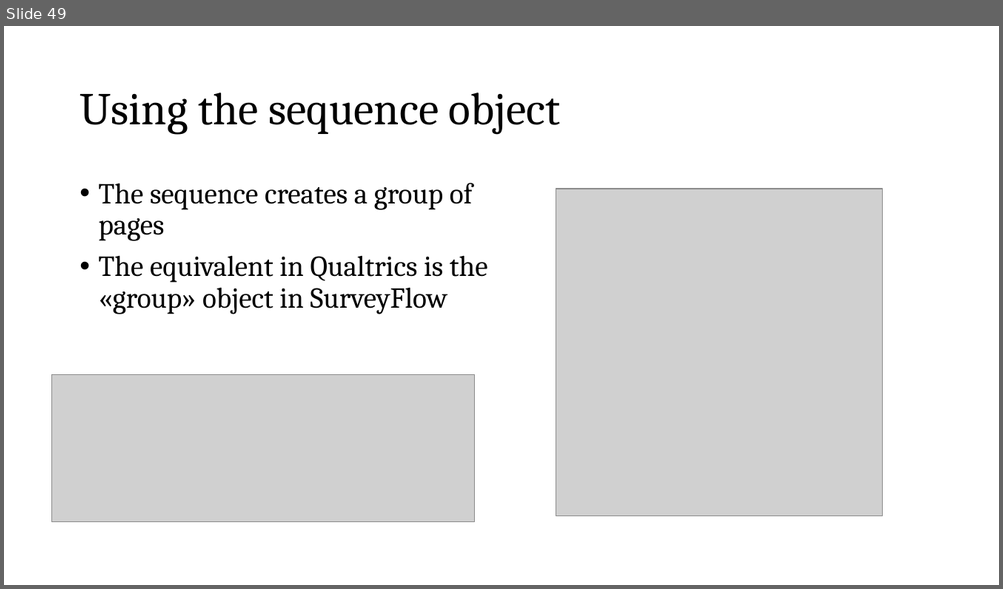
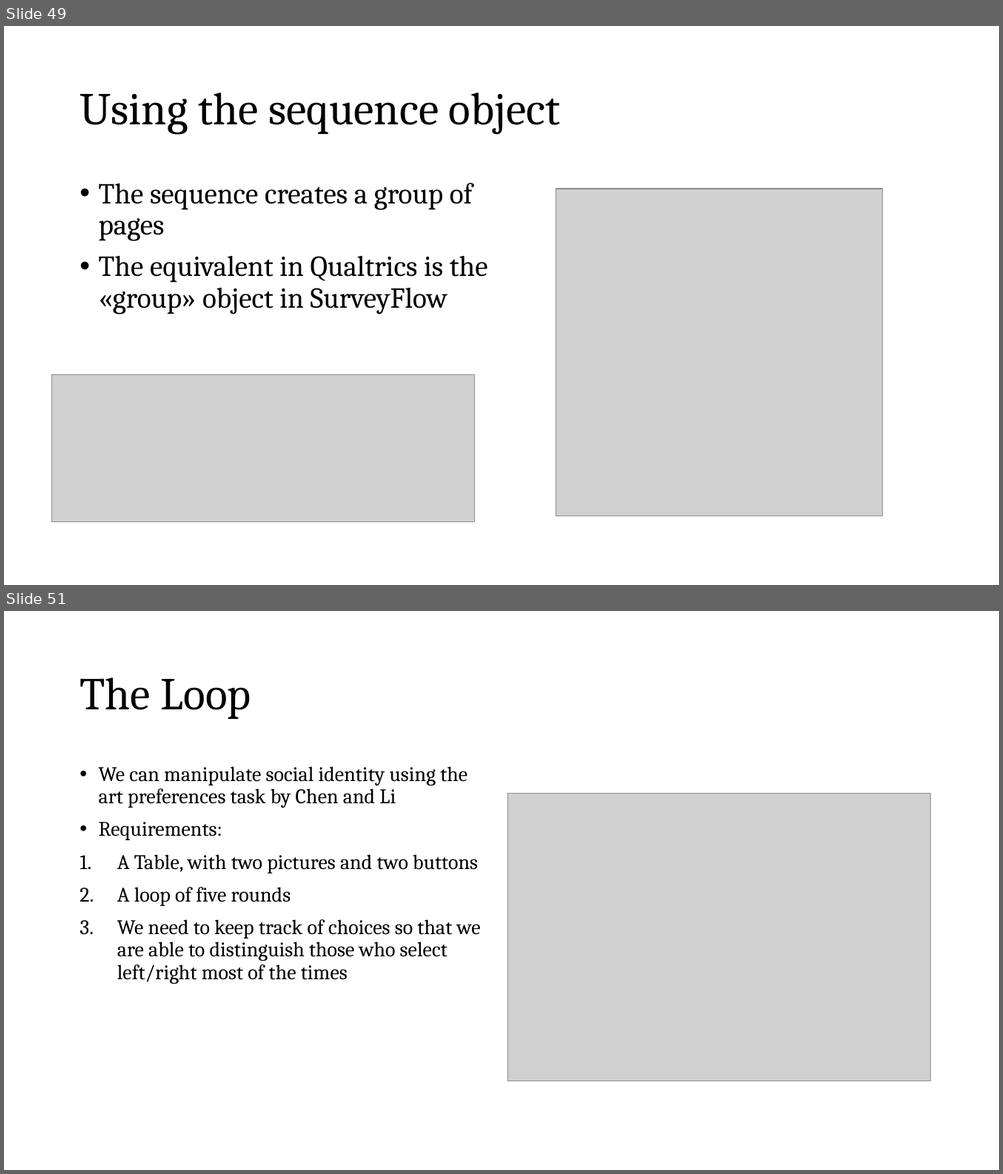
Before and after one commit to fbogliacino/labjsCourse, a slide deck: slides/Slides Labjs.pptx. Shown one above the other, each under a label of ours: slide 49 before the commit, slides 49 and 51 after it; the slides between them are not shown. The pictures are 1003x589 and 1003x1174 pixels, drawn with LibreOffice and Linux fonts; fonts in the diff are those of the drawing; grey boxes stand for pictures. Boxes give left, top, right and bottom in pixels: in the first picture for what was removed or moved away, otherwise in the second. Text is boxed around its words. In the diff, an @@ line names an element or a change of style, - is before the commit and + after.

```diff
--- a/slides/Slides Labjs.pptx
+++ b/slides/Slides Labjs.pptx
@@ slide 51 added at [4, 611, 999, 1170], background #FFFFFF @@
@@ title added at [79, 678, 251, 719], 44 pt, text #000000 @@
+The Loop
@@ text added at [99, 766, 481, 984], 20 pt, text #000000 @@
+• We can manipulate social identity using the art preferences task by Chen and Li
+• Requirements:
+1. A Table, with two pictures and two buttons
+2. A loop of five rounds
+3. We need to keep track of choices so that we are able to distinguish those who select left/right most of the times
@@ picture added at [508, 794, 930, 1081] @@
```
Also in this commit, not shown: 1 slide changed, 15 other slides added, 1 slide removed, 1 other file.
